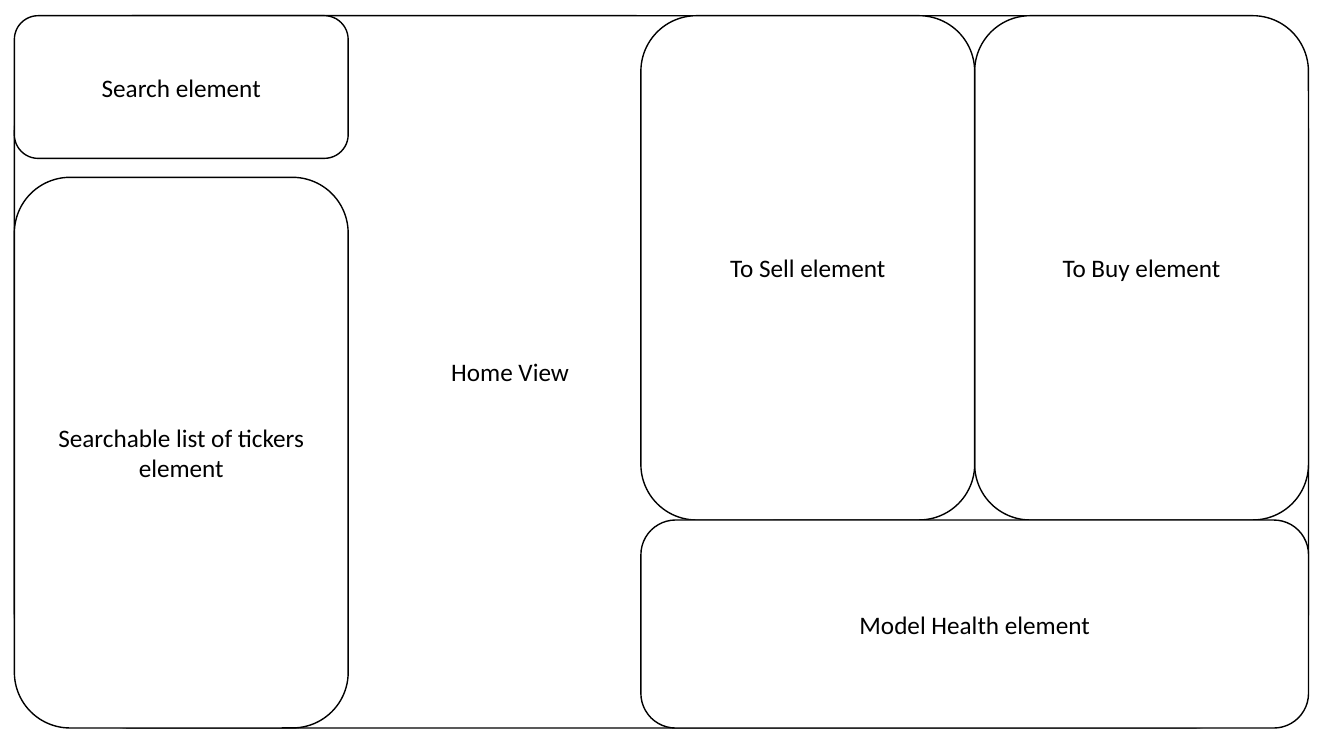
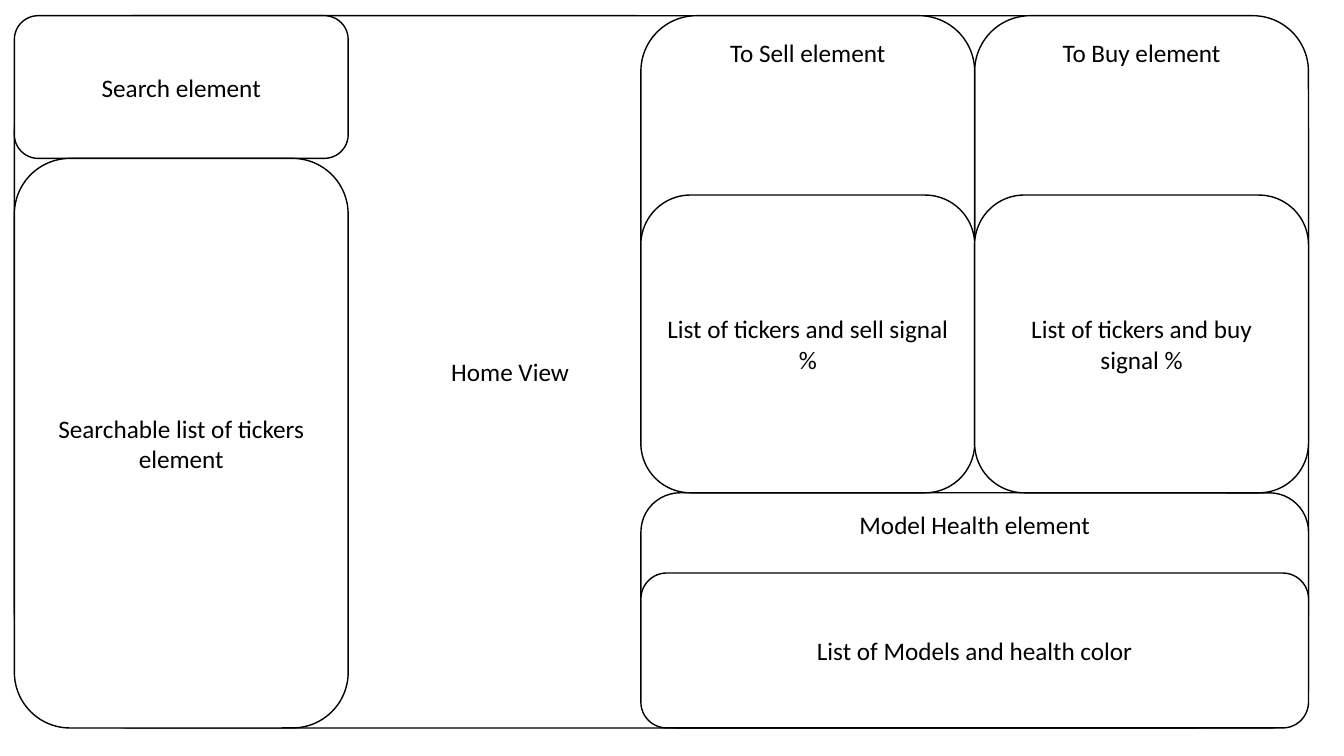
Before and after one commit to chipuha/StockMarket, a slide deck: slide 3 of Visualizer/Mockup.pptx. Drawn at 1344x756 pixels with LibreOffice and Linux fonts; fonts in the diff are those of the drawing. Boxes give left, top, right and bottom in pixels: in the first picture for what was removed or moved away, otherwise in the second. Text is boxed around its words. In the diff, an @@ line names an element or a change of style, - is before the commit and + after.

```diff
--- a/Visualizer/Mockup.pptx
+++ b/Visualizer/Mockup.pptx
@@ rounded rectangle "To Sell element": place and size @@
-rounded rectangle "To Sell element" at bbox=[641, 16, 975, 520]
+rounded rectangle "To Sell element" at bbox=[641, 16, 975, 493]
@@ rounded rectangle "To Buy element": place and size @@
-rounded rectangle "To Buy element" at bbox=[975, 16, 1309, 520]
+rounded rectangle "To Buy element" at bbox=[975, 16, 1309, 493]
@@ rounded rectangle "Searchable list of tickers element": place and size @@
-rounded rectangle "Searchable list of tickers element" at bbox=[14, 177, 348, 728]
+rounded rectangle "Searchable list of tickers element" at bbox=[14, 158, 348, 728]
@@ rounded rectangle added at bbox=[641, 196, 975, 493], fill #FFFFFF, outline #000000 1 pt, 18 pt, text #000000 @@
+List of tickers and sell signal %
@@ rounded rectangle added at bbox=[975, 196, 1309, 493], fill #FFFFFF, outline #000000 1 pt, 18 pt, text #000000 @@
+List of tickers and buy signal %
@@ vertical alignment middle to top in 3 elements at bbox=[975, 16, 1309, 493], bbox=[641, 16, 975, 493], bbox=[641, 493, 1309, 728] @@
@@ rounded rectangle "Model Health element": place and size @@
-rounded rectangle "Model Health element" at bbox=[641, 520, 1309, 728]
+rounded rectangle "Model Health element" at bbox=[641, 493, 1309, 728]
@@ rounded rectangle added at bbox=[641, 574, 1309, 729], fill #FFFFFF, outline #000000 1 pt, 18 pt, text #000000 @@
+List of Models and health color
```
Also in this commit, not shown: 1 other slide changed, 3 other files.
